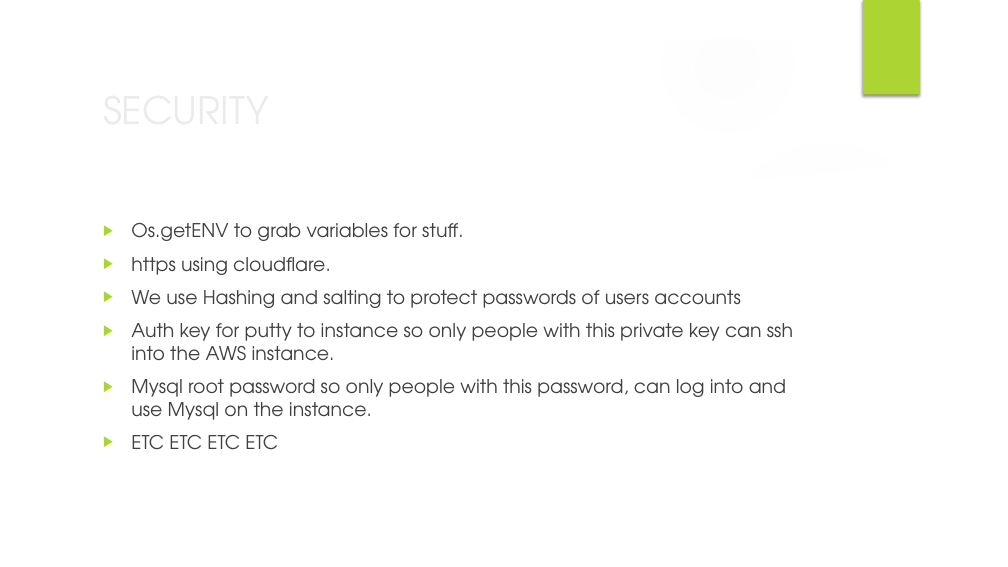
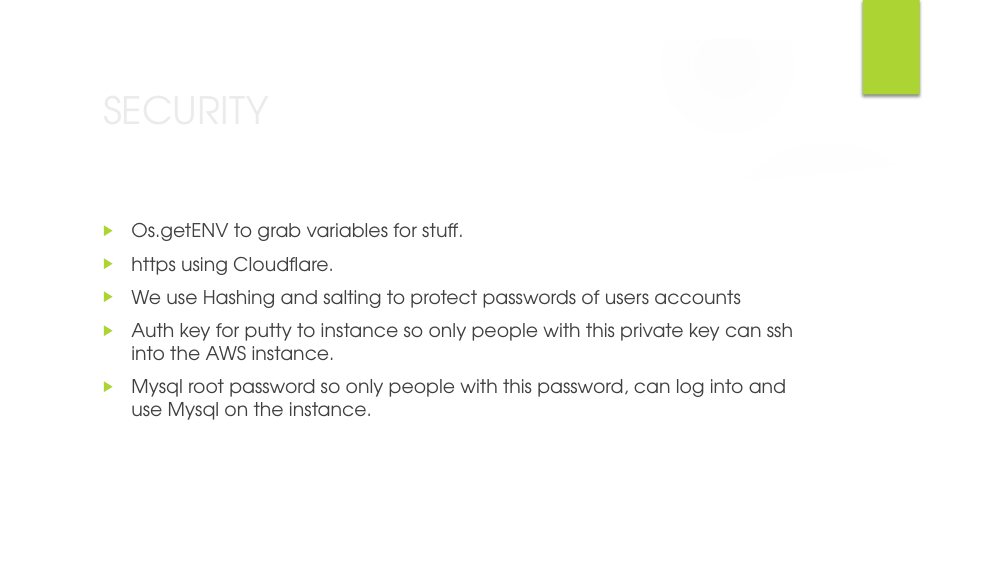
Before and after one commit to MarkByrneDKIT/SetStats, a slide deck: slide 6 of SetStats_lastRelease.pptx. Drawn at 1008x567 pixels with LibreOffice and Linux fonts; fonts in the diff are those of the drawing; background and template pictures are left out. Boxes give left, top, right and bottom in pixels: in the first picture for what was removed or moved away, otherwise in the second. Text is boxed around its words. In the diff, an @@ line names an element or a change of style, - is before the commit and + after.

Commit message:
corrected spelling mistake and removed placeholders

```diff
--- a/SetStats_lastRelease.pptx
+++ b/SetStats_lastRelease.pptx
@@ text at bbox=[131, 257, 334, 275]: text changed @@
-▶ https using cloudflare.
+▶ https using Cloudflare.
@@ text at bbox=[131, 435, 278, 450]: paragraph removed @@
-▶ ETC ETC ETC ETC
```
Also in this commit, not shown: 1 other slide changed.
